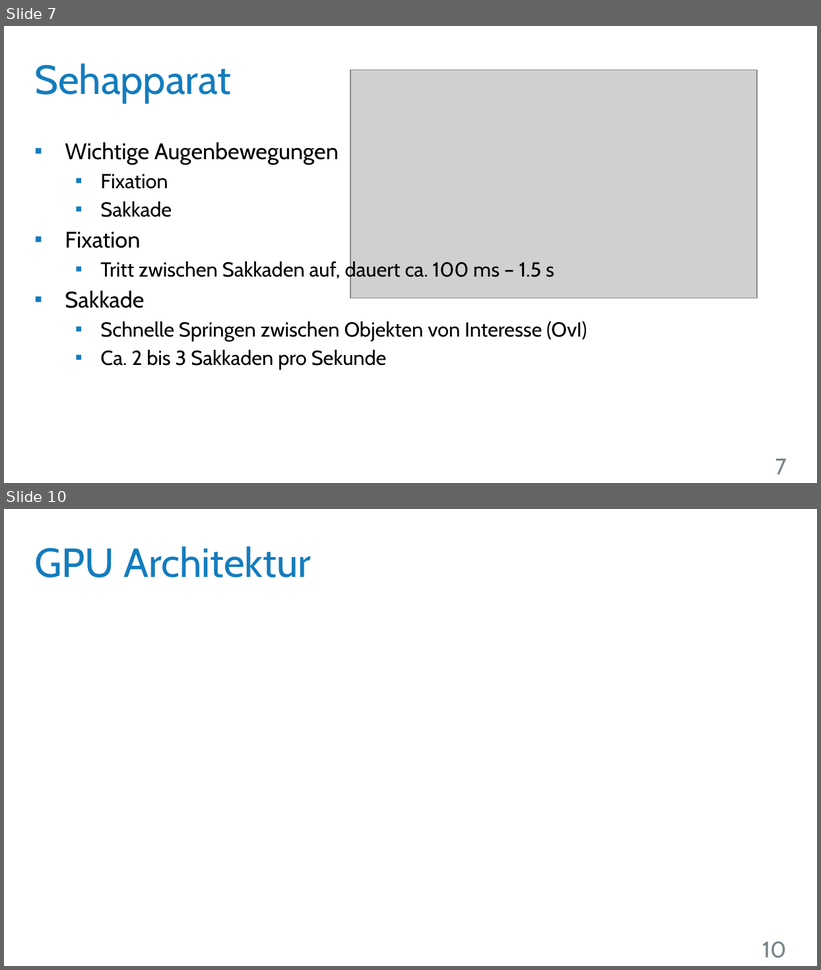
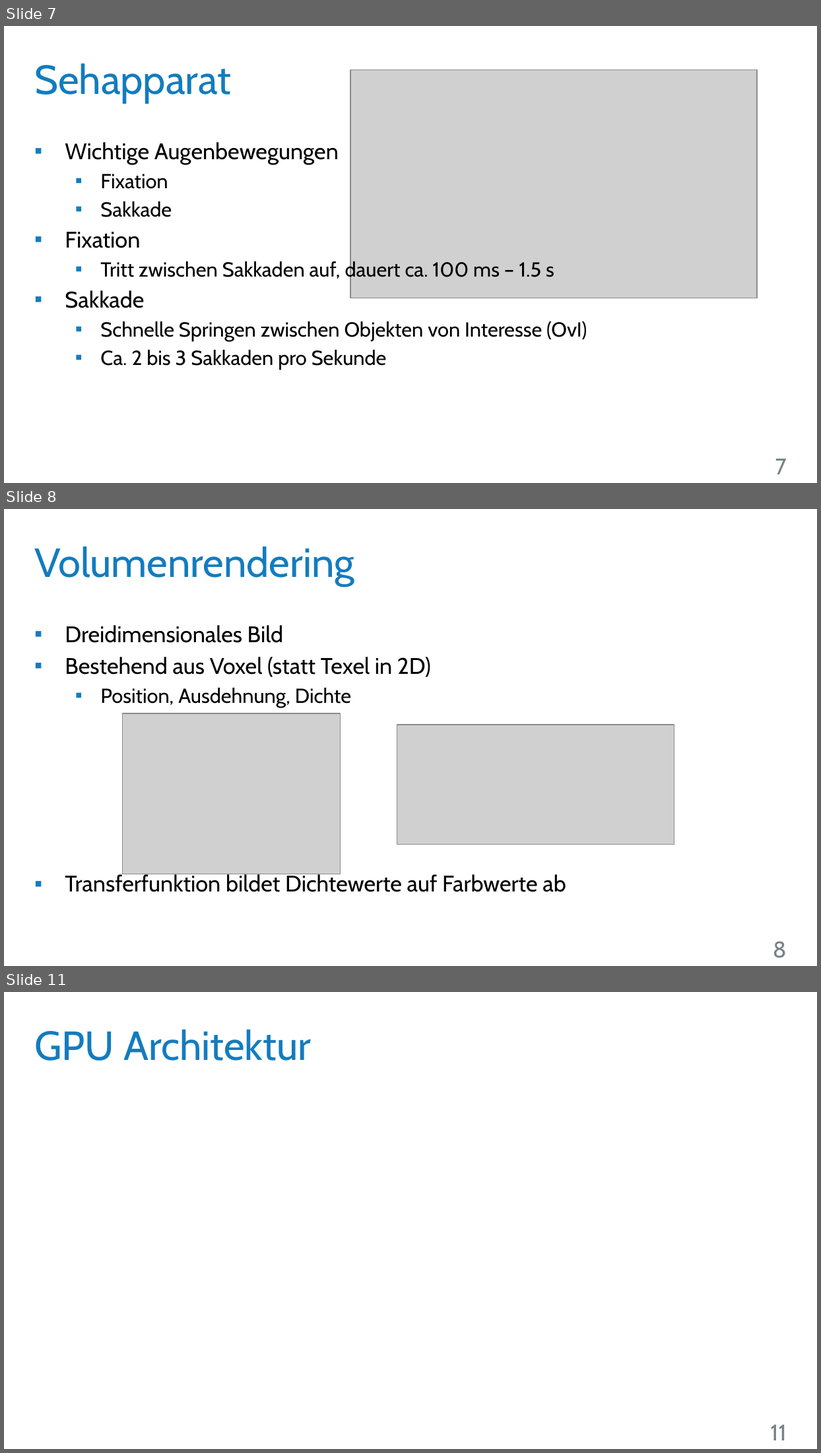
Before and after one commit to UniStuttgart-VISUS/FoveatedVolumeRendering, a slide deck: Dokumente/Vortrag/Wahrnehmungsorientiertes_Volumen-Rendering.pptx. Shown one above the other, each under a label of ours: slides 7 and 10 before the commit, slides 7, 8 and 11 after it; the slides between them are not shown. The pictures are 821x970 and 821x1453 pixels, drawn with LibreOffice and Linux fonts; fonts in the diff are those of the drawing; grey boxes stand for pictures; background and template pictures are left out. Boxes give left, top, right and bottom in pixels: in the first picture for what was removed or moved away, otherwise in the second. Text is boxed around its words. In the diff, an @@ line names an element or a change of style, - is before the commit and + after.

Commit message:
Vortrag: Volumenrendering und Eyetracking.

```diff
--- a/Dokumente/Vortrag/Wahrnehmungsorientiertes_Volumen-Rendering.pptx
+++ b/Dokumente/Vortrag/Wahrnehmungsorientiertes_Volumen-Rendering.pptx
@@ slide 8 added at bbox=[4, 509, 817, 966], background #FFFFFF @@
@@ title added at bbox=[34, 546, 354, 586], 36 pt, text #137CBE @@
+Volumenrendering
@@ text added at bbox=[65, 625, 566, 892], 20 pt, text #000000 @@
+▪ Dreidimensionales Bild
+▪ Bestehend aus Voxel (statt Texel in 2D)
+  ▪ Position, Ausdehnung, Dichte
+▪ Transferfunktion bildet Dichtewerte auf Farbwerte ab
@@ picture added at bbox=[123, 714, 341, 875] @@
@@ picture added at bbox=[397, 725, 675, 845] @@
@@ page number added at bbox=[773, 941, 787, 958], 20 pt, text #788388 @@
+8
@@ what was slide 10 is now slide 11 @@
@@ page number at bbox=[770, 1425, 786, 1441]: text changed @@
-10
+11
```
Also in this commit, not shown: 2 other slides added, 2 slides removed.
